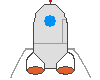
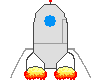
Layered file, before and after one edit (100×80). Changes by layer:
added layer "Layer 5" above "Layer 4" over box(54, 67, 77, 80)
added layer "Layer 4" above "Layer 3" over box(24, 67, 47, 80)
